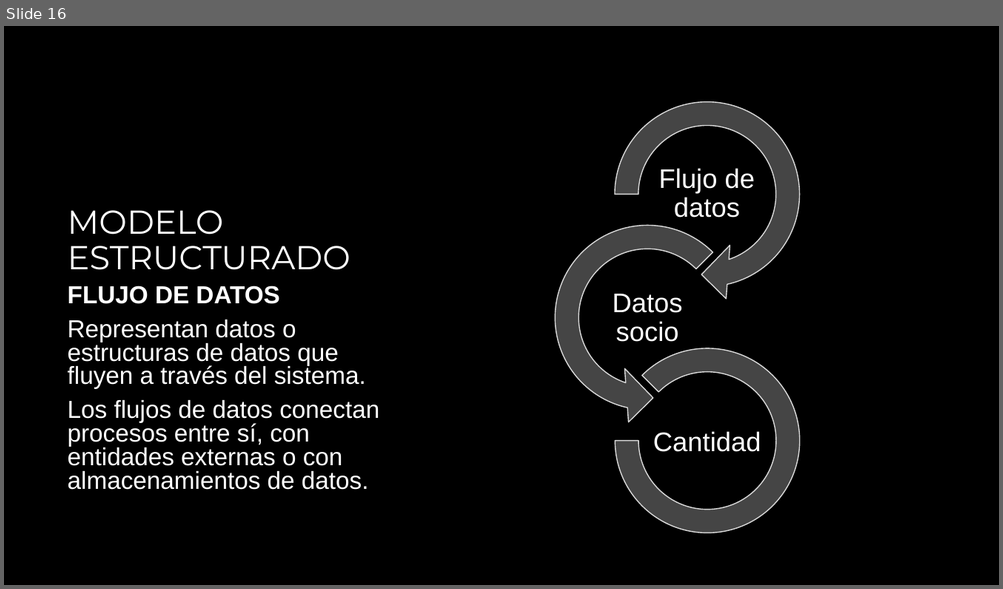
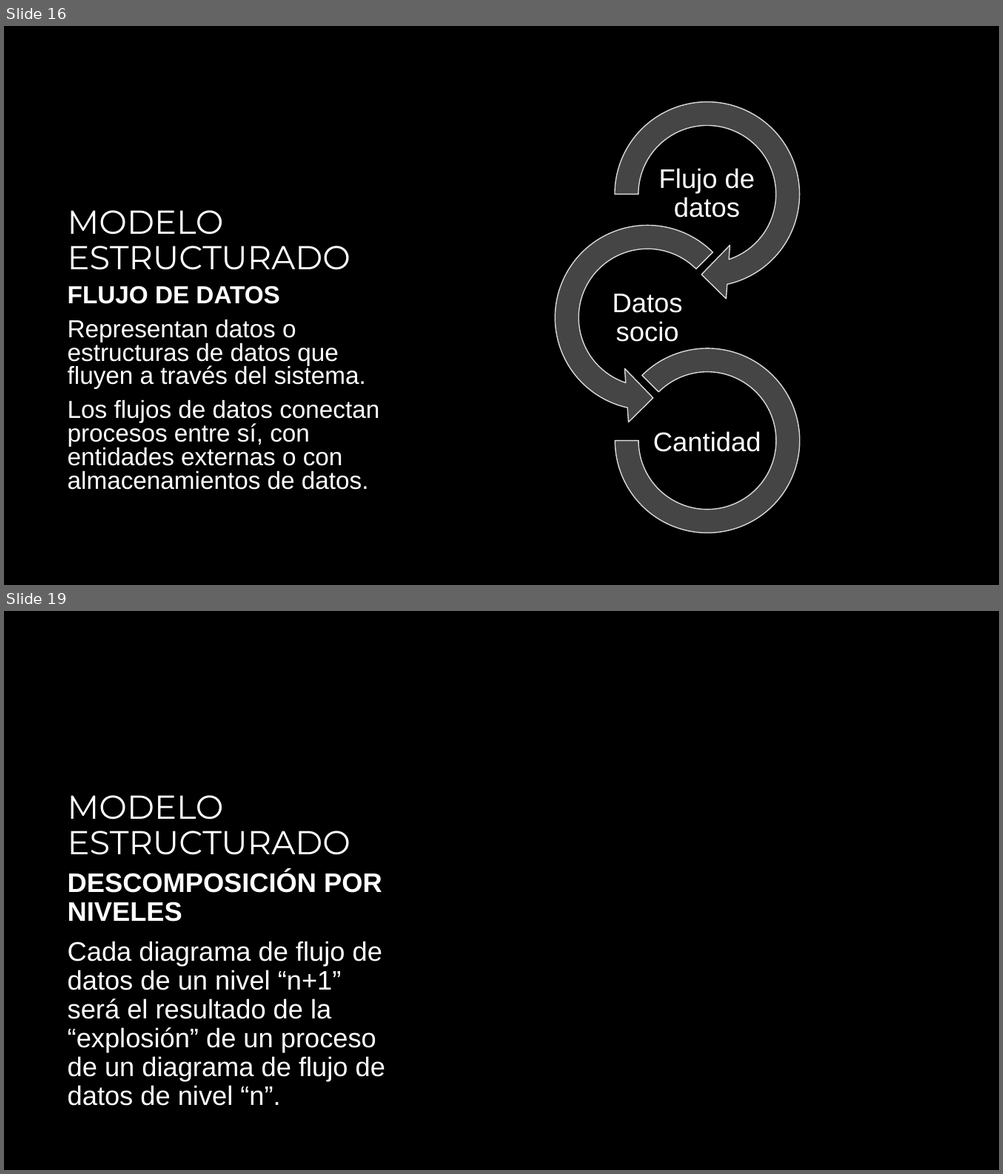
Before and after one commit to zherar7ordoya/AP3, a slide deck: Metodología de Desarrollo de Sistemas I/1er Parcial Metodologia I 2021 (Parte B).pptx. Shown one above the other, each under a label of ours: slide 16 before the commit, slides 16 and 19 after it; the slides between them are not shown. The pictures are 1003x589 and 1003x1174 pixels, drawn with LibreOffice and Linux fonts; fonts in the diff are those of the drawing; background and template pictures are left out. Boxes give left, top, right and bottom in pixels: in the first picture for what was removed or moved away, otherwise in the second. Text is boxed around its words. In the diff, an @@ line names an element or a change of style, - is before the commit and + after.

```diff
--- a/Metodología de Desarrollo de Sistemas I/1er Parcial Metodologia I 2021 (Parte B).pptx
+++ b/Metodología de Desarrollo de Sistemas I/1er Parcial Metodologia I 2021 (Parte B).pptx
@@ slide 19 added at bbox=[4, 611, 999, 1170], background #000000 @@
@@ title added at bbox=[68, 795, 350, 855], 32 pt, text #FFFFFF @@
+MODELO ESTRUCTURADO
@@ text added at bbox=[68, 871, 385, 1106], 25.9 pt, text #FFFFFF @@
+DESCOMPOSICIÓN POR NIVELES
+Cada diagrama de flujo de datos de un nivel “n+1” será el resultado de la “explosión” de un proceso de un diagrama de flujo de datos de nivel “n”.
```
Also in this commit, not shown: 1 slide changed, 1 other slide added, 7 other files.
